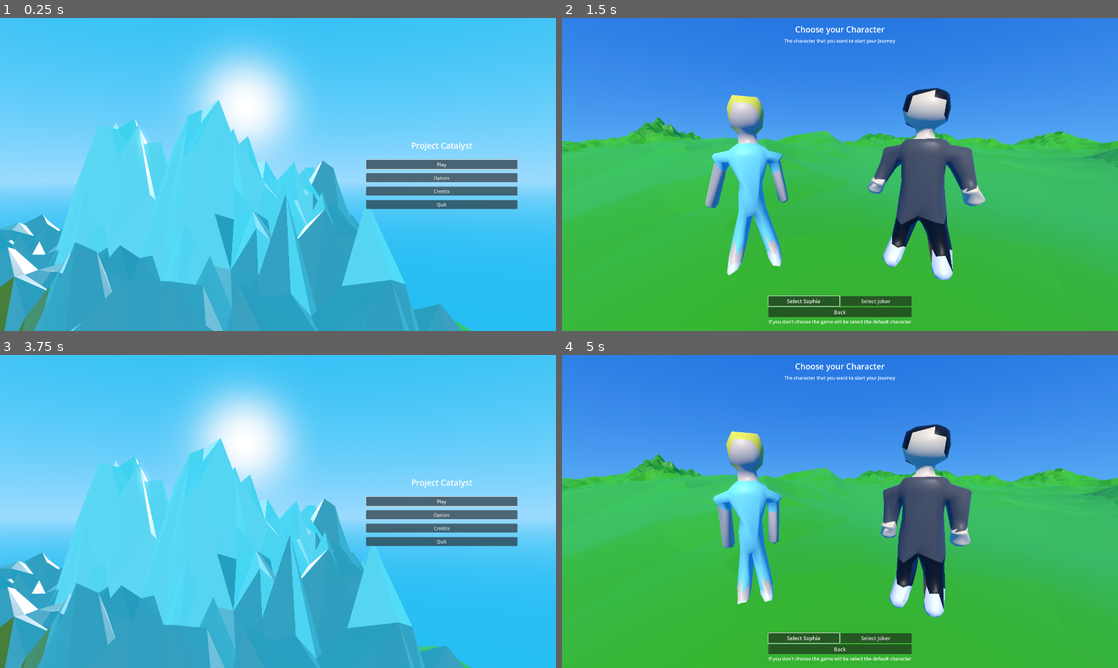
Above: before the commit, frames 1-4 (two rows, left to right).
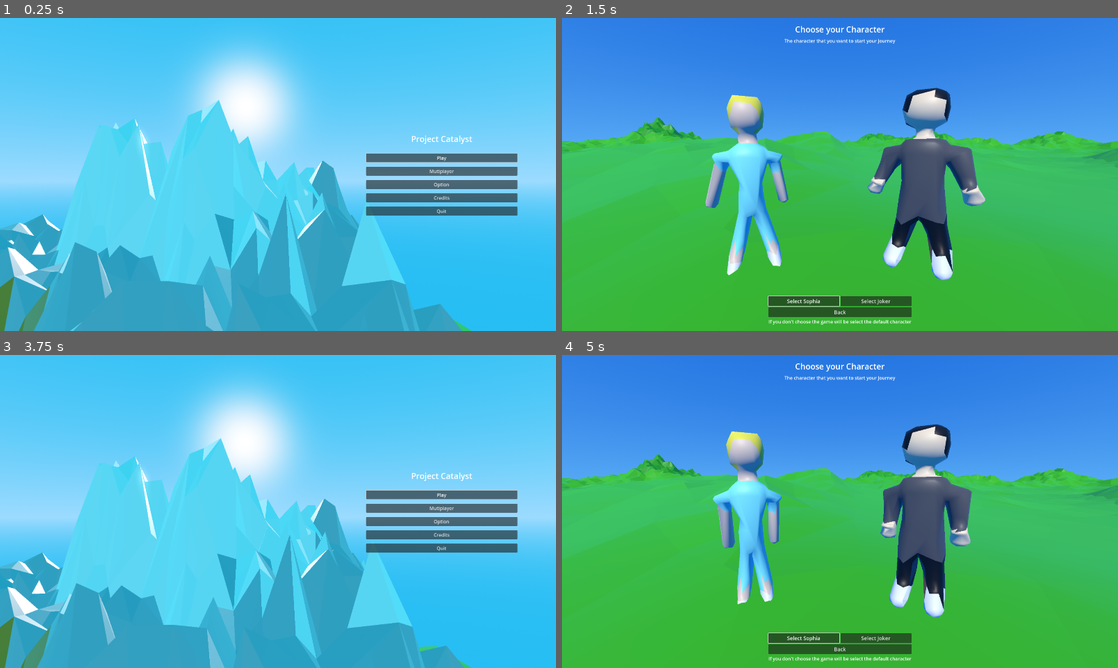
Above: after the commit, the same moments.

Repository: FujaTyping/Tafiya-Tare
Game: Godot game, scene res://UI/menu.tscn
Same seed, same stepped clock (60 frames per second), same inputs: the game is played once before the commit and once after it.
Inputs (mouse positions are in pixels of both pictures, inside the frame that each line leads up to):
- Up to frame 1 (0.25 s): no input
- Up to frame 2 (1.5 s): click (1001, 171) at 0.5 s, where only the run after the commit has a clickable "Mutiplayer"; click "Play" at 1.25 s
- Up to frame 3 (3.75 s): click "Select Sophia" at 2 s; click "Select Joker" at 2.75 s; click "Back" at 3.5 s
- Up to frame 4 (5 s): click "Play" at 4.25 s

The runs differ from the first frame. In frame 1, 4.2% of the frame differs, in the area x 65-94%, y 37-64%; in frame 2, nothing differs; in frame 3, 4.2%; in frame 4, nothing differs.

Commit message:
Add more tree and rock model

Diff:
--- a/UI/menu.tscn
+++ b/UI/menu.tscn
@@ -208,7 +208,7 @@
 render_target_update_mode = 4
 
 [node name="Camera3D" type="Camera3D" parent="SubViewportContainer/SubViewport"]
-transform = Transform3D(0.13918059, 0.012961894, 0.9901816, 0, 0.99991435, -0.013089285, -0.99026644, 0.0018217764, 0.13916866, 0.6935096, 0.893828, -0.01693809)
+transform = Transform3D(0.13918057, 0.012961894, 0.99018157, 0, 0.99991435, -0.013089285, -0.9902664, 0.0018217764, 0.13916865, 0.6935096, 0.893828, -0.01693809)
 keep_aspect = 0
 
 [node name="Main" type="MarginContainer" parent="."]
@@ -247,6 +247,11 @@
 focus_neighbor_bottom = NodePath("../Option")
 text = "Play"
 
+[node name="Play2" type="Button" parent="Main/VBoxContainer/VBoxContainer"]
+layout_mode = 2
+focus_neighbor_bottom = NodePath("../Option")
+text = "Mutiplayer"
+
 [node name="Option" type="Button" parent="Main/VBoxContainer/VBoxContainer"]
 layout_mode = 2
 focus_neighbor_top = NodePath("../Play")
--- a/game.tscn
+++ b/game.tscn
@@ -7,7 +7,9 @@
 [ext_resource type="PackedScene" uid="uid://dls1dsimcv06t" path="res://Terrain/Mt.glb" id="3_vef74"]
 [ext_resource type="AudioStream" uid="uid://c53hh3y5pe3xm" path="res://Sound/Midnight Mist Drive.mp3" id="6_ryrav"]
 [ext_resource type="AudioStream" uid="uid://dlinmocgjn065" path="res://Sound/Emerald Oasis Drive.mp3" id="7_eow3j"]
+[ext_resource type="PackedScene" uid="uid://bwgom6evidtgx" path="res://Terrain/Tree/tree2.glb" id="8_hve3p"]
 [ext_resource type="PackedScene" uid="uid://bg4l86s7iwjuj" path="res://Terrain/Tree/Tree1.glb" id="8_j5wjh"]
+[ext_resource type="PackedScene" uid="uid://bn2w4w1eqgmpg" path="res://Terrain/Rock/rock1.glb" id="9_vef74"]
 
 [sub_resource type="ProceduralSkyMaterial" id="ProceduralSkyMaterial_fc0e3"]
 sky_top_color = Color(0.03529412, 0.05490196, 0.078431375, 1)
@@ -94,6 +96,12 @@
 [node name="Environment" type="WorldEnvironment" parent="."]
 environment = SubResource("Environment_ryrav")
 
+[node name="SunDemo" type="DirectionalLight3D" parent="."]
+transform = Transform3D(-0.5354347, -0.8403626, -0.08426326, 0.42214334, -0.35270324, 0.83510184, -0.7315085, 0.41157138, 0.5436032, 0, 0, 0)
+top_level = true
+visible = false
+shadow_enabled = true
+
 [node name="Sun" type="DirectionalLight3D" parent="."]
 transform = Transform3D(-0.53543454, -0.84036267, -0.08426322, -0.16323088, 0.20085558, -0.9659255, 0.8286526, -0.50343585, -0.24471813, 0, 0, 0)
 top_level = true
@@ -157,8 +165,26 @@
 
 [node name="AssetsTerrain" type="Node3D" parent="."]
 
+[node name="tree2" parent="AssetsTerrain" instance=ExtResource("8_hve3p")]
+transform = Transform3D(0.5382335, 0, 0, 0, 0.5497348, 0, 0, 0, 0.47693327, -10.213392, 0.15431519, 8.797432)
+
+[node name="tree4" parent="AssetsTerrain" instance=ExtResource("8_hve3p")]
+transform = Transform3D(0.41771567, 0, 0, 0, 0.4352878, 0, 0, 0, 0.37694463, -12.424948, 0.21603872, 11.942564)
+
+[node name="tree3" parent="AssetsTerrain" instance=ExtResource("8_hve3p")]
+transform = Transform3D(0.37482658, 0, -0.3422723, 0, 0.6445535, 0, 0.38626462, 0, 0.33213705, -13.330401, 0.114096, 7.632865)
+
 [node name="Tree1" parent="AssetsTerrain" instance=ExtResource("8_j5wjh")]
 transform = Transform3D(0.91843677, 0, 0, 0, 0.945633, 0, 0, 0, 0.8795617, -8.680696, 0.09044647, -3.0709515)
 
 [node name="Tree2" parent="AssetsTerrain" instance=ExtResource("8_j5wjh")]
 transform = Transform3D(-0.6475144, 0, 0.6237759, 0, 0.945633, 0, -0.6513457, 0, -0.62010676, -11.228506, 0.09044647, 2.1545043)
+
+[node name="rock1" parent="AssetsTerrain" instance=ExtResource("9_vef74")]
+transform = Transform3D(0.21071021, 0, -0.21082394, 0, 0.30512974, 0, 0.18194437, 0, 0.24415572, -9.394879, 0.3583098, -2.116286)
+
+[node name="rock3" parent="AssetsTerrain" instance=ExtResource("9_vef74")]
+transform = Transform3D(0.16119595, 0.039051138, 0.2597436, -0.020801252, 0.3026205, -0.033518165, -0.22602148, 0, 0.18833095, -8.245811, 0.1826176, 4.0687094)
+
+[node name="rock2" parent="AssetsTerrain" instance=ExtResource("9_vef74")]
+transform = Transform3D(-0.05629748, 0, -0.3159167, 0, 0.30512974, 0, 0.27264106, 0, -0.06523347, -9.762349, 0.3583097, -3.0182612)
Binary file added: Terrain/Rock/rock1.glb
Not shown, added: Terrain/Rock/rock1.glb.import
Binary file added: Terrain/Tree/tree2.glb
Not shown, added: Terrain/Tree/tree2.glb.import
Not shown: 1 places in game.tscn that only renumber resources
